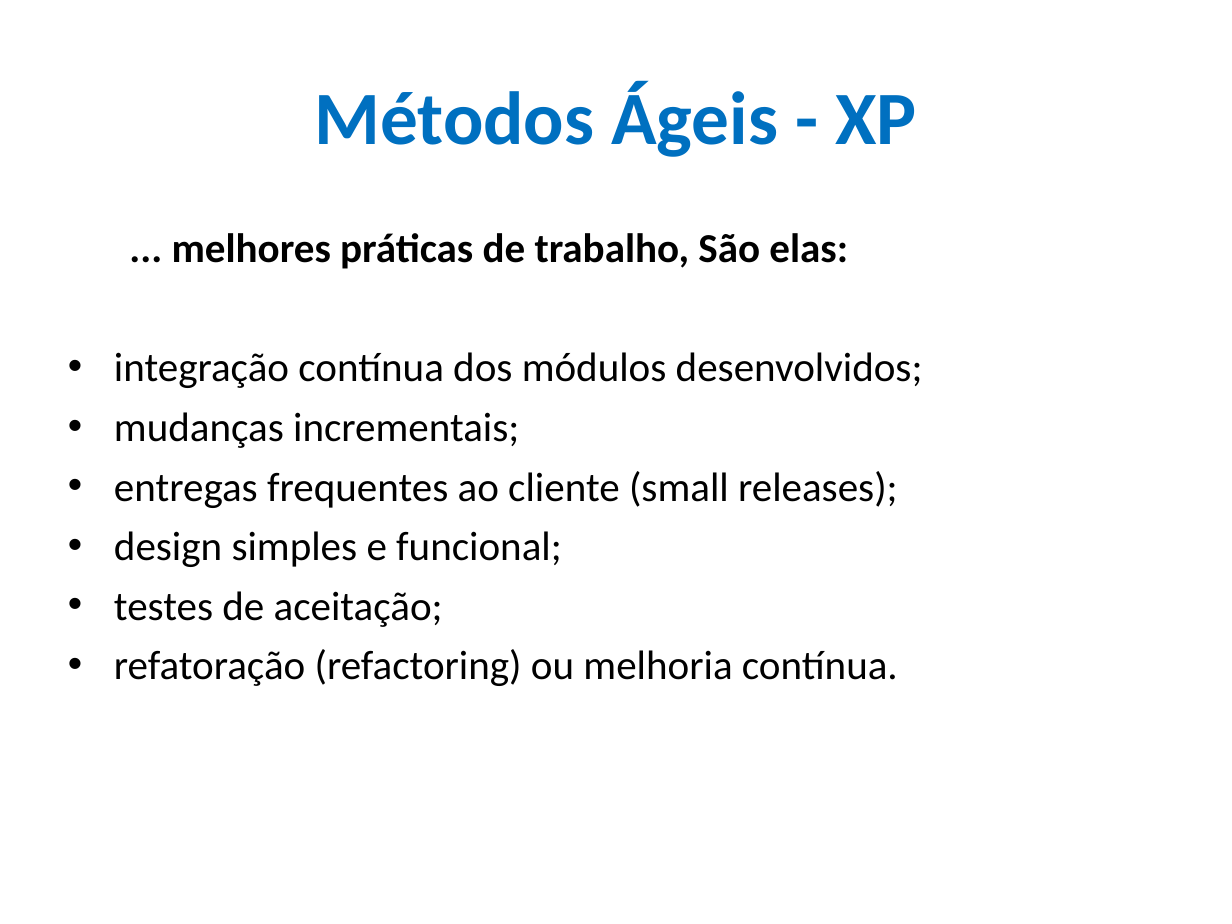
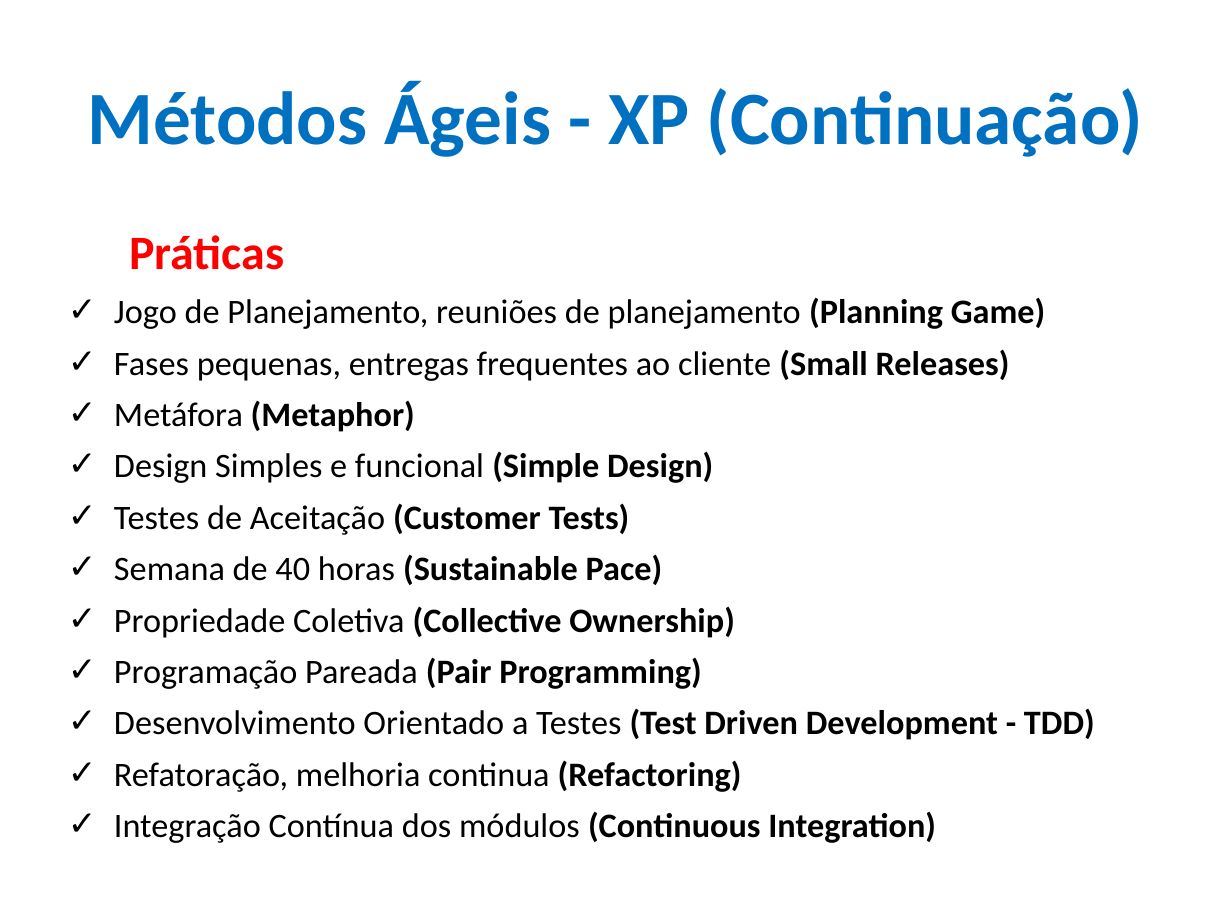
Before and after one commit to CloudEducationBrazil/WydenEngenhariaDeSoftware, a slide deck: slide 26 of 01 Classes/Aulas 01 e 02 Conceitos Eng. Soft e Métodos Ágeis.pptx. Drawn at 1232x924 pixels with LibreOffice and Linux fonts; fonts in the diff are those of the drawing; background and template pictures are left out. Boxes give left, top, right and bottom in pixels: in the first picture for what was removed or moved away, otherwise in the second. Text is boxed around its words. In the diff, an @@ line names an element or a change of style, - is before the commit and + after.

```diff
--- a/01 Classes/Aulas 01 e 02 Conceitos Eng. Soft e Métodos Ágeis.pptx
+++ b/01 Classes/Aulas 01 e 02 Conceitos Eng. Soft e Métodos Ágeis.pptx
@@ title at [87, 81, 1143, 157]: text changed @@
-Métodos Ágeis - XP
+Métodos Ágeis - XP (Continuação)
@@ text at [114, 235, 1095, 843]: text changed; size 24 to 20 pt @@
-... melhores práticas de trabalho, São elas:
-• integração contínua dos módulos desenvolvidos;
-• mudanças incrementais;
-• entregas frequentes ao cliente (small releases);
-• design simples e funcional;
-• testes de aceitação;
-• refatoração (refactoring) ou melhoria contínua.
+Práticas
+✓ Jogo de Planejamento, reuniões de planejamento (Planning Game)
+✓ Fases pequenas, entregas frequentes ao cliente (Small Releases)
+✓ Metáfora (Metaphor)
+✓ Design Simples e funcional (Simple Design)
+✓ Testes de Aceitação (Customer Tests)
+✓ Semana de 40 horas (Sustainable Pace)
+✓ Propriedade Coletiva (Collective Ownership)
+✓ Programação Pareada (Pair Programming)
+✓ Desenvolvimento Orientado a Testes (Test Driven Development - TDD)
+✓ Refatoração, melhoria continua (Refactoring)
+✓ Integração Contínua dos módulos (Continuous Integration)
```
Also in this commit, not shown: 9 other slides changed, 1 other file.
